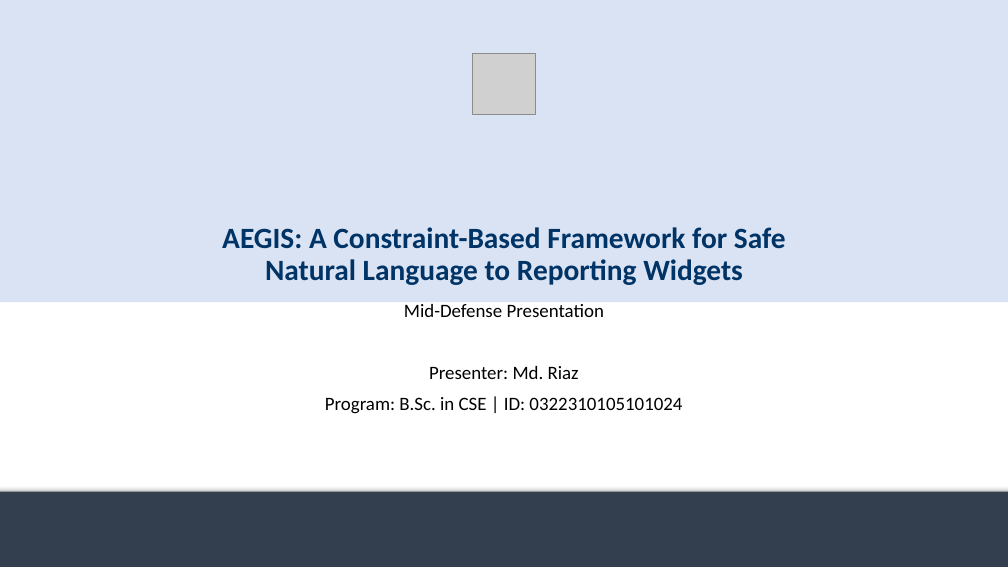
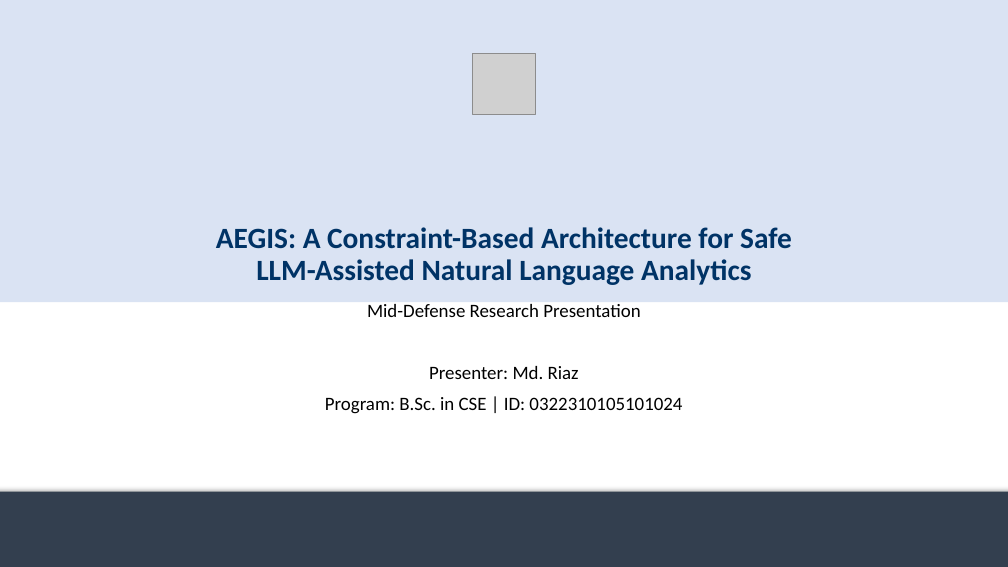
Before and after one commit to md-riaz/AEGIS-Research, a slide deck: slide 1 of docs/scripts/Md_Riaz_Mid_Defense_Final_0322310105101024.pptx. Drawn at 1008x567 pixels with LibreOffice and Linux fonts; fonts in the diff are those of the drawing; grey boxes stand for pictures. Boxes give left, top, right and bottom in pixels: in the first picture for what was removed or moved away, otherwise in the second. Text is boxed around its words. In the diff, an @@ line names an element or a change of style, - is before the commit and + after.

Commit message:
refactor(presentation): calibrate mid-defense deck with research questions, thesis title, and balanced evaluation claims

```diff
--- a/docs/scripts/Md_Riaz_Mid_Defense_Final_0322310105101024.pptx
+++ b/docs/scripts/Md_Riaz_Mid_Defense_Final_0322310105101024.pptx
@@ title at box(216, 227, 792, 285): text changed @@
-AEGIS: A Constraint-Based Framework for Safe
-Natural Language to Reporting Widgets
+AEGIS: A Constraint-Based Architecture for Safe
+LLM-Assisted Natural Language Analytics
@@ subtitle at box(367, 304, 640, 317): text changed @@
-Mid-Defense Presentation
+Mid-Defense Research Presentation
```
Also in this commit, not shown: 12 other slides changed, 4 slides added, 4 slides removed, 19 other files.
